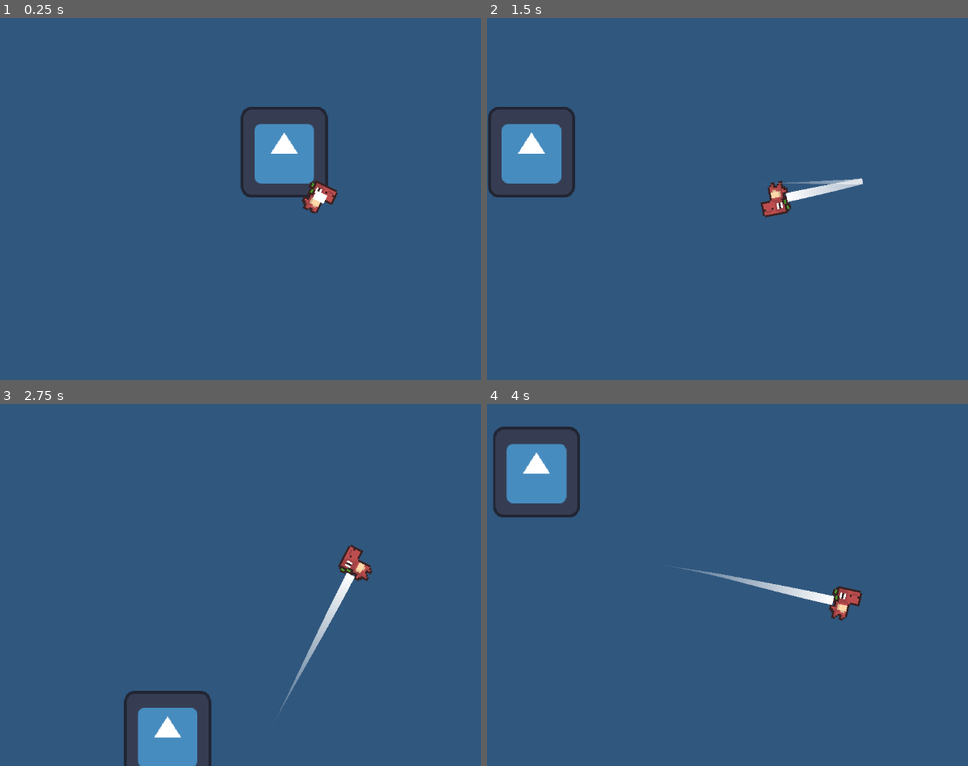
Above: before the commit, frames 1-4 (two rows, left to right).
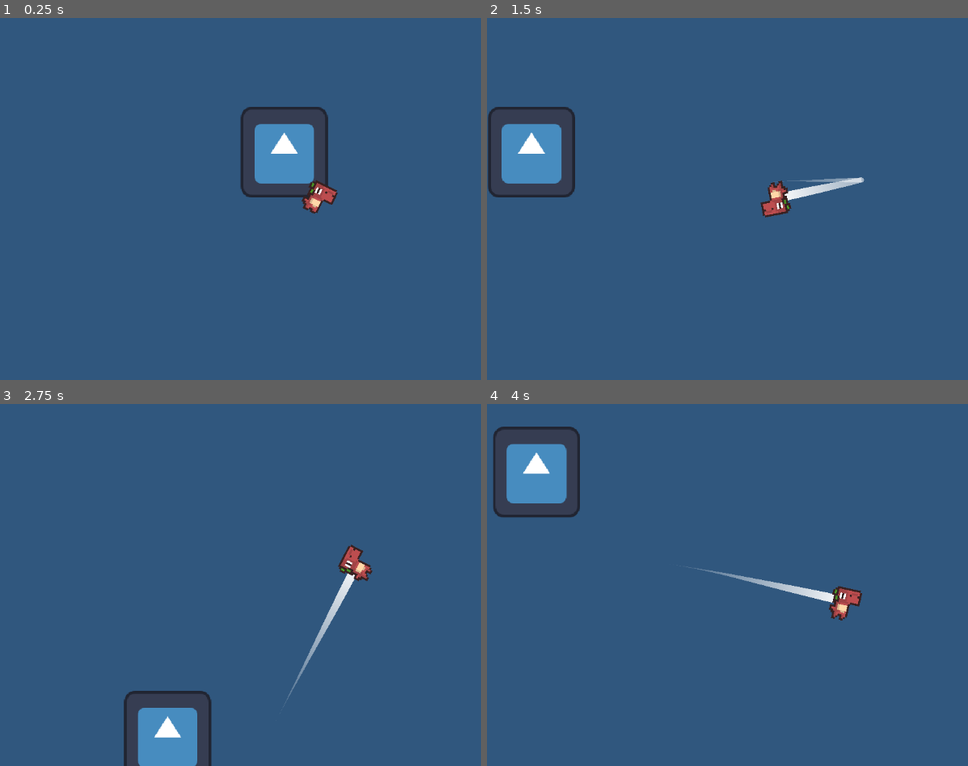
Above: after the commit, the same moments.

Repository: HazarBakir/void_blade
Game: Godot game, scene res://scenes/game_scene.tscn
Same seed, same stepped clock (60 frames per second), same inputs: the game is played once before the commit and once after it. The engine's default icon, where the game draws it, is replaced by a stand-in: a white triangle on a blue panel in a dark square.
Inputs (mouse positions are in pixels of both pictures, inside the frame that each line leads up to):
- Up to frame 1 (0.25 s): no input
- Up to frame 2 (1.5 s): move the mouse to (953, 180) at 0.52 s; move the mouse to (679, 217) at 1.27 s
- Up to frame 3 (2.75 s): move the mouse to (389, 505) at 2.02 s
- Up to frame 4 (4 s): move the mouse to (775, 657) at 2.77 s; move the mouse to (outside the picture) at 3.52 s

The runs differ from the first frame. In frame 1, less than 0.1% of the frame differs, in the area x 65-69%, y 47-52%; in frame 2, 0.3%; in frame 3, 0.2%; in frame 4, 0.4%, in the area x 39-73%, y 45-56%.

Commit message:
refactor: fix the unnecessary code in trail_line.gd

Diff:
--- a/Scripts/trail_line.gd
+++ b/Scripts/trail_line.gd
@@ -1,32 +1,16 @@
 extends Line2D
 
-var previous_position: Vector2 = Vector2.ZERO
-var orb_radius: float = 0.0
+var previous_position: Vector2
 
 func _ready() -> void:
 	await get_parent().ready
-
-	if get_parent().has_method("get_texture") or get_parent().get("texture") != null:
-		var texture = get_parent().texture
-		orb_radius = texture.get_size().x / 5.0
-	elif get_parent() is Sprite2D or get_parent() is AnimatedSprite2D:
-		var texture_size = get_parent().texture.get_size() if get_parent() is Sprite2D else get_parent().sprite_frames.get_frame_texture(get_parent().animation, 0).get_size()
-		orb_radius = texture_size.x / 5.0
-	else:
-		orb_radius = 10.0
-
 	previous_position = get_parent().global_position
 
-func _process(delta: float) -> void:
+func _process(_delta: float) -> void:
 	var current_position = get_parent().global_position
 
 	if current_position != previous_position:
-		var direction = (current_position - previous_position).normalized()
-
-		if direction != Vector2.ZERO:
-			add_point(current_position - orb_radius * direction)
-		else:
-			add_point(current_position)
+		add_point(current_position)
 
 		if points.size() > 30:
 			remove_point(0)
--- a/scenes/player.tscn
+++ b/scenes/player.tscn
@@ -87,16 +87,16 @@
 "speed": 13.0
 }]
 
+[sub_resource type="CapsuleShape2D" id="CapsuleShape2D_d2wvv"]
+radius = 7.0
+height = 18.0
+
 [sub_resource type="Curve" id="Curve_qhqgy"]
 _data = [Vector2(0, 0), 0.0, 0.0, 0, 0, Vector2(1, 1), 0.0, 0.0, 0, 0]
 point_count = 2
 
 [sub_resource type="Gradient" id="Gradient_qhqgy"]
 colors = PackedColorArray(1, 1, 1, 0, 1, 1, 1, 1)
-
-[sub_resource type="CapsuleShape2D" id="CapsuleShape2D_d2wvv"]
-radius = 7.0
-height = 18.0
 
 [node name="player" type="CharacterBody2D"]
 script = ExtResource("1_qhqgy")
@@ -107,15 +107,21 @@
 animation = &"move"
 autoplay = "idle"
 
-[node name="Line2D" type="Line2D" parent="AnimatedSprite2D"]
-show_behind_parent = true
-top_level = true
-width = 4.625
-width_curve = SubResource("Curve_qhqgy")
-gradient = SubResource("Gradient_qhqgy")
-script = ExtResource("4_dqkch")
-
 [node name="CollisionShape2D" type="CollisionShape2D" parent="."]
 visible = false
 position = Vector2(1, 0)
 shape = SubResource("CapsuleShape2D_d2wvv")
+
+[node name="Line2D" type="Line2D" parent="."]
+show_behind_parent = true
+top_level = true
+z_index = -1
+position = Vector2(1, -1)
+points = PackedVector2Array(0, 0)
+width = 4.625
+width_curve = SubResource("Curve_qhqgy")
+gradient = SubResource("Gradient_qhqgy")
+joint_mode = 2
+begin_cap_mode = 2
+end_cap_mode = 2
+script = ExtResource("4_dqkch")
